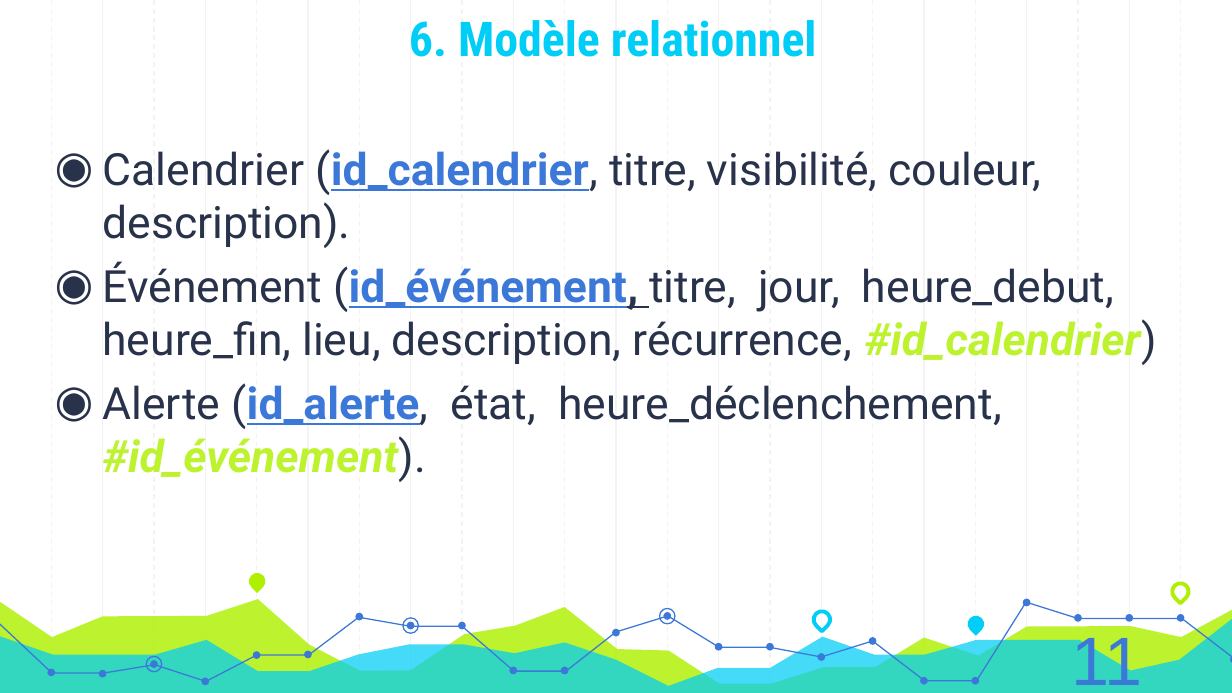
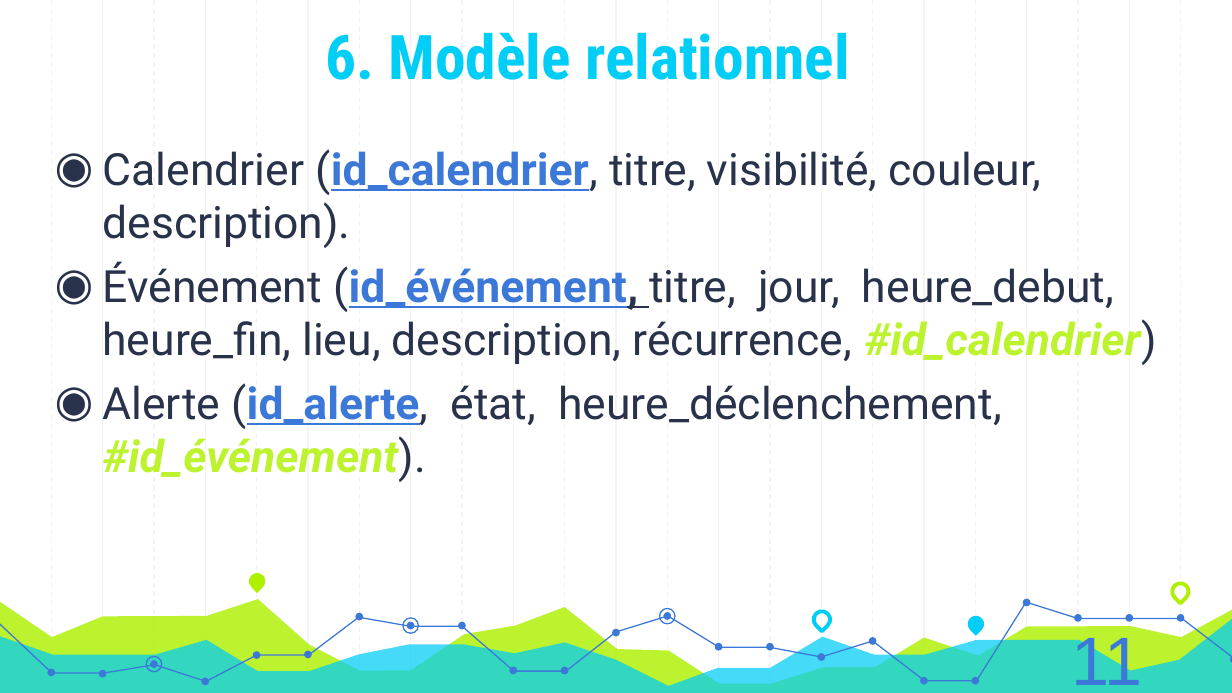
Before and after one commit to AzeddineZadir/docpfc, a slide deck: slide 14 of présentation licence 3.pptx. Drawn at 1232x693 pixels with LibreOffice and Linux fonts; fonts in the diff are those of the drawing. Boxes give left, top, right and bottom in pixels: in the first picture for what was removed or moved away, otherwise in the second. Text is boxed around its words. In the diff, an @@ line names an element or a change of style, - is before the commit and + after.

```diff
--- a/présentation licence 3.pptx
+++ b/présentation licence 3.pptx
@@ title "6. Modèle relationnel": place and size @@
-title "6. Modèle relationnel" at bbox=[409, 20, 817, 57]
+title "6. Modèle relationnel" at bbox=[325, 32, 850, 80]
@@ title "6. Modèle relationnel" at bbox=[325, 32, 850, 80]: size 28 to 36 pt @@
```
Also in this commit, not shown: 5 other slides changed, 1 other file.
